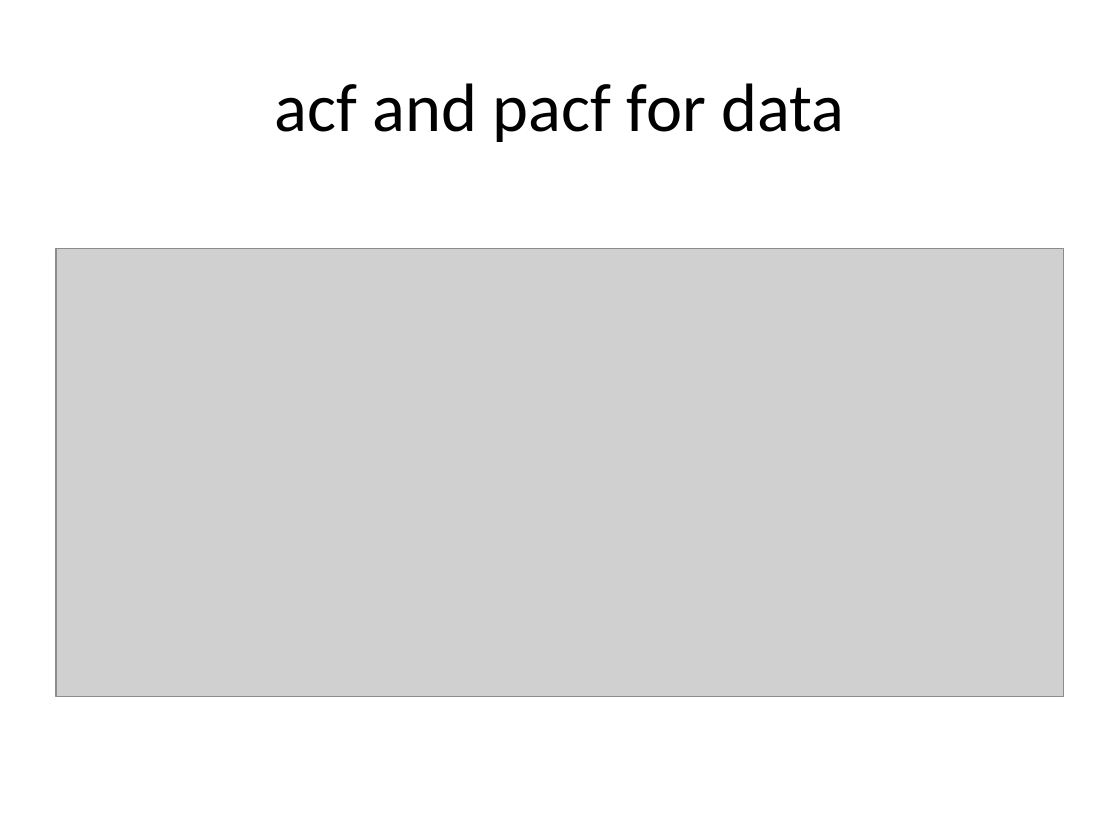
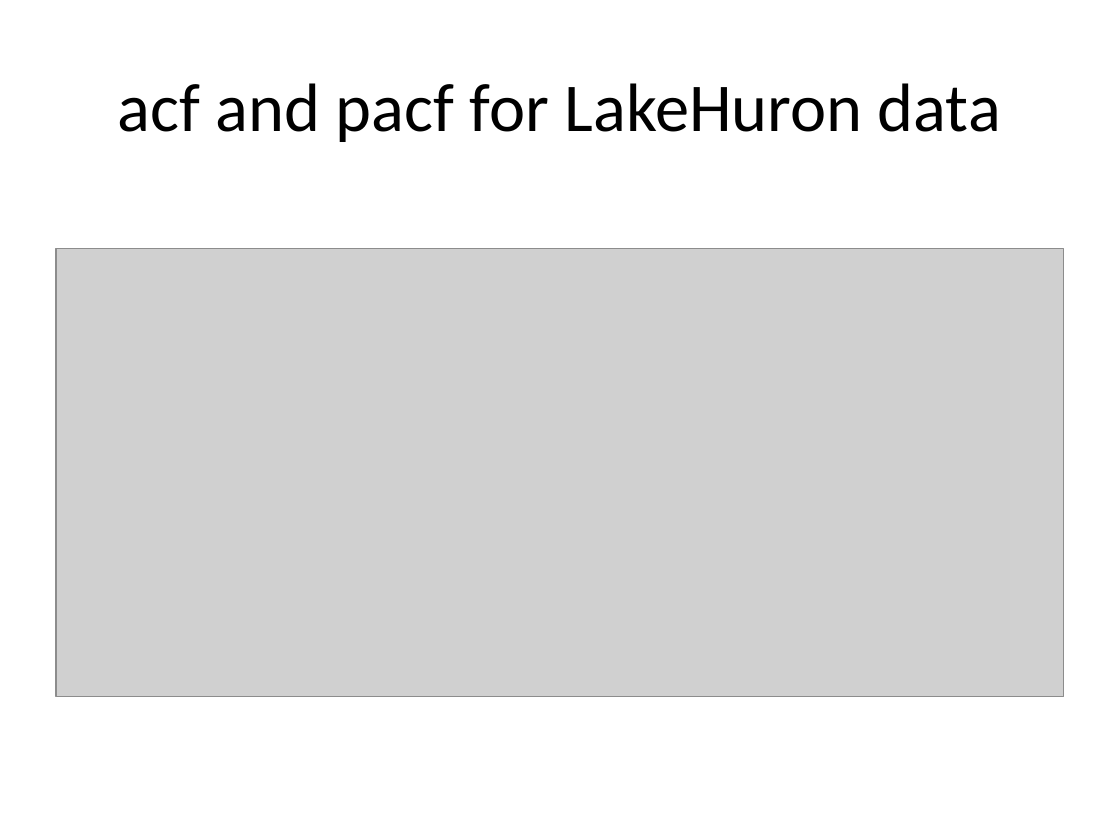
Before and after one commit to pmean/basic-time-series, a slide deck: slide 57 of src/basics.pptx (slide 42 before the commit). Drawn at 1120x840 pixels with LibreOffice and Linux fonts; fonts in the diff are those of the drawing; grey boxes stand for pictures. Boxes give left, top, right and bottom in pixels: in the first picture for what was removed or moved away, otherwise in the second. Text is boxed around its words. In the diff, an @@ line names an element or a change of style, - is before the commit and + after.

```diff
--- a/src/basics.pptx
+++ b/src/basics.pptx
@@ title at (118,83,1001,142): text changed @@
-acf and pacf for data
+acf and pacf for LakeHuron data
```
Also in this commit, not shown: 6 other slides changed, 2 slides added, 2 slides removed, 1 other file.
